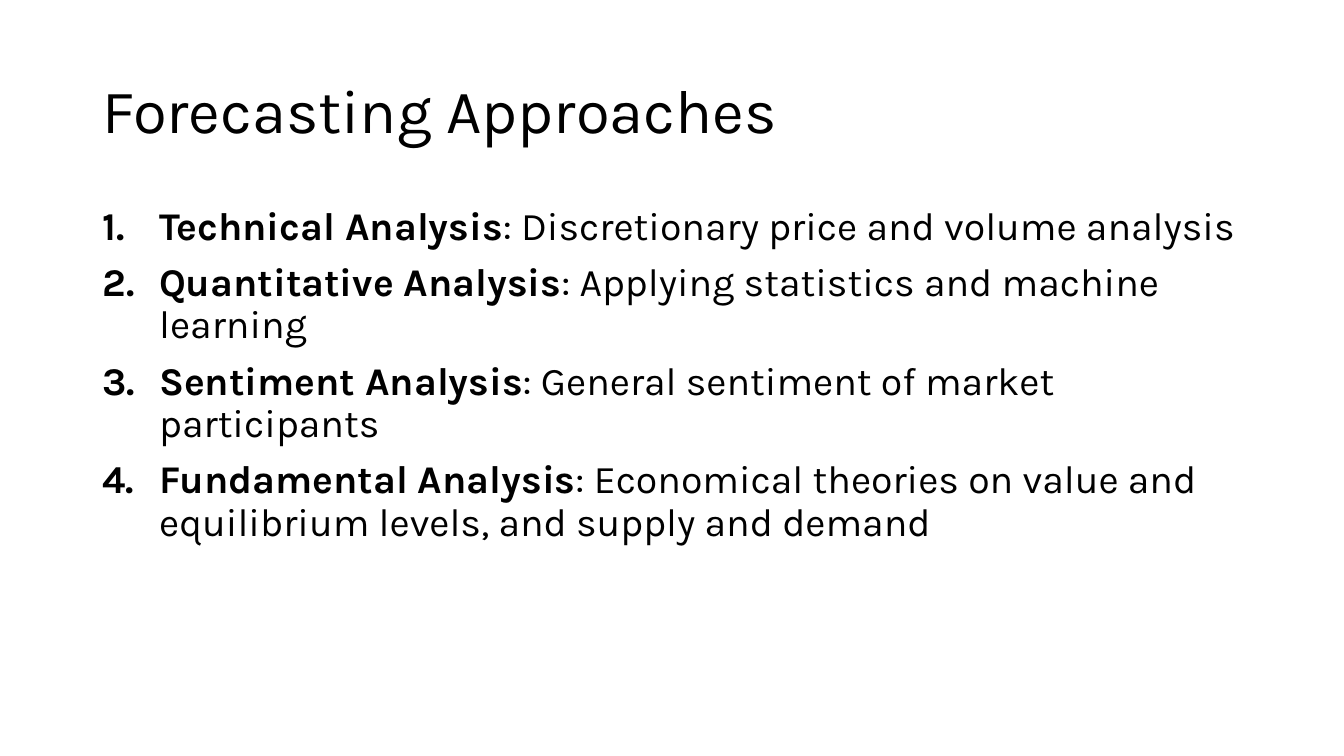
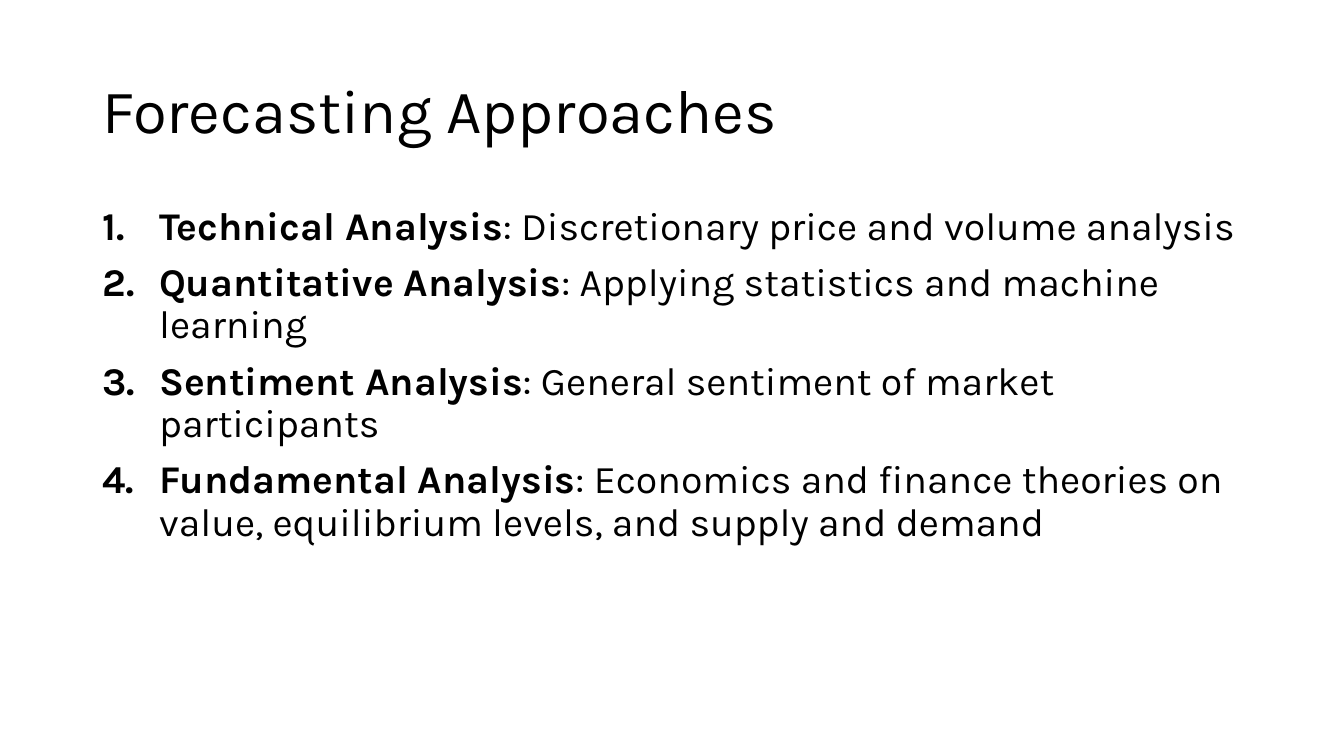
Before and after one commit to mahdi-ghafarian/time-series, a slide deck: slide 2 of borderland/1-cadusd/Presentation/CADUSD.pptx. Drawn at 1344x756 pixels with LibreOffice and Linux fonts; fonts in the diff are those of the drawing. Boxes give left, top, right and bottom in pixels: in the first picture for what was removed or moved away, otherwise in the second. Text is boxed around its words. In the diff, an @@ line names an element or a change of style, - is before the commit and + after.

Commit message:
Changes to be committed: 	modified:   borderland/1-cadusd/Presentation/CADUSD.pptx 	modified:   borderland/2-urea/presentation/urea.pptx 	new file:   borderland/2-urea/summary/Mahdi - Urea Analysis Summary.docx

```diff
--- a/borderland/1-cadusd/Presentation/CADUSD.pptx
+++ b/borderland/1-cadusd/Presentation/CADUSD.pptx
@@ text at (x1=159, y1=465, x2=1222, y2=546): text changed @@
-4. Fundamental Analysis: Economical theories on value and equilibrium levels, and supply and demand
+4. Fundamental Analysis: Economics and finance theories on value, equilibrium levels, and supply and demand
```
Also in this commit, not shown: 1 other slide changed, 2 slides added, 2 other files.
